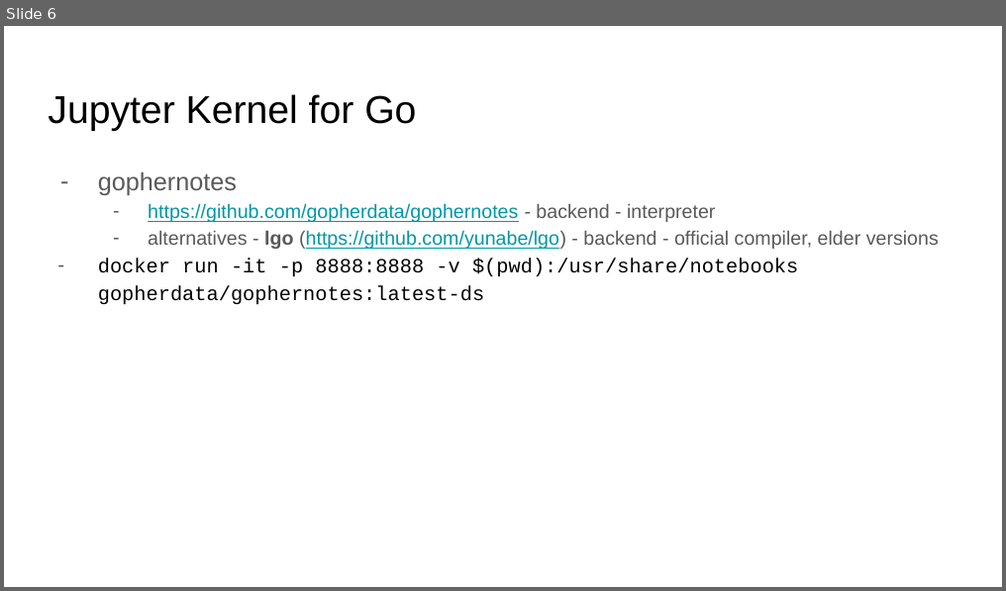
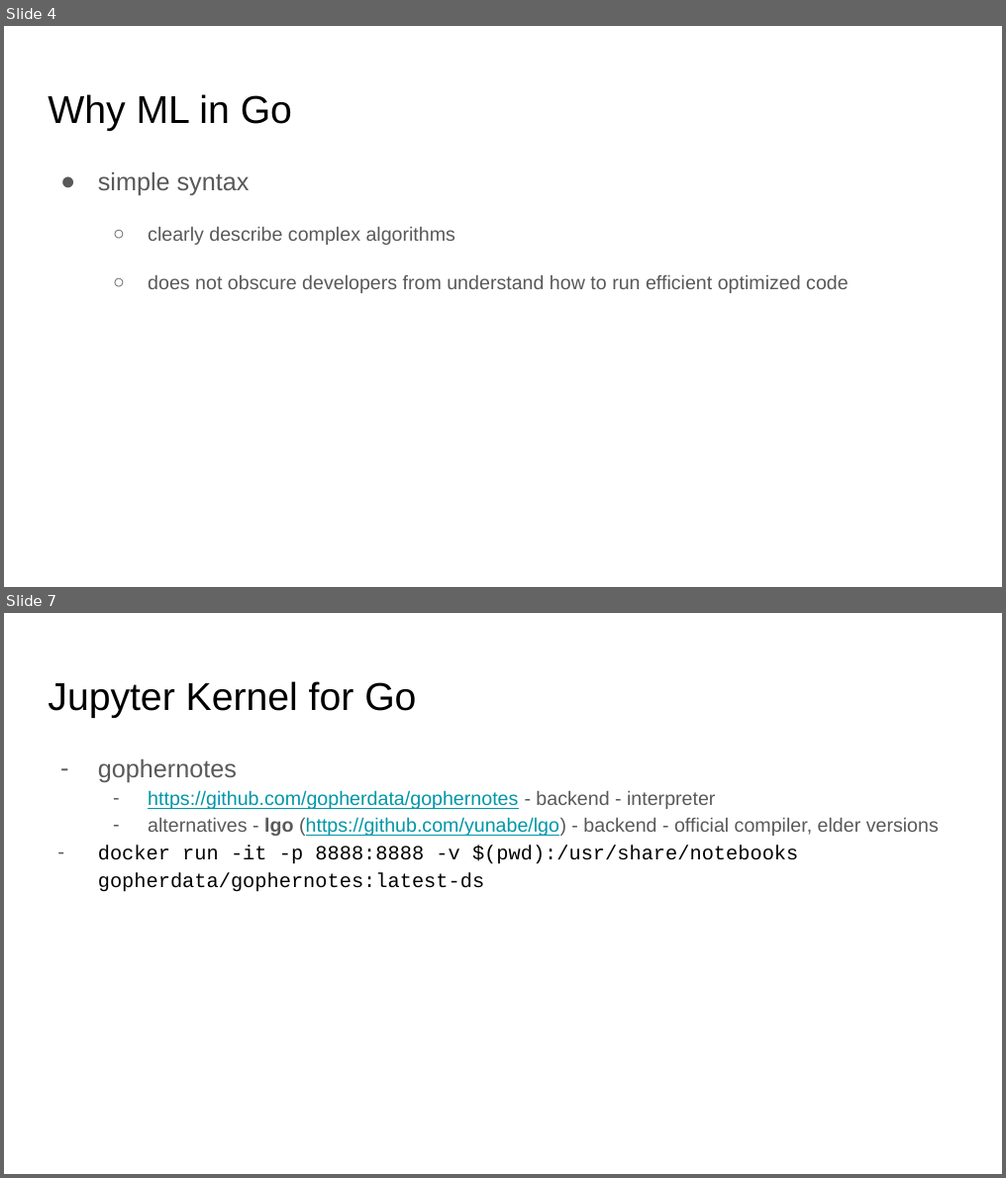
Before and after one commit to ephraimberkovitch/golang_ml, a slide deck: Go ML Meetup.pptx. Shown one above the other, each under a label of ours: slide 6 before the commit, slides 4 and 7 after it; the slides between them are not shown. The pictures are 1006x591 and 1006x1178 pixels, drawn with LibreOffice and Linux fonts; fonts in the diff are those of the drawing. Boxes give left, top, right and bottom in pixels: in the first picture for what was removed or moved away, otherwise in the second. Text is boxed around its words. In the diff, an @@ line names an element or a change of style, - is before the commit and + after.

```diff
--- a/Go ML Meetup.pptx
+++ b/Go ML Meetup.pptx
@@ slide 4 added at (4, 26, 1002, 587), background #FFFFFF @@
@@ title added at (48, 94, 292, 131), 28 pt, text #000000 @@
+Why ML in Go
@@ text added at (98, 172, 848, 293), 14 pt, text #595959 @@
+● simple syntax
+  ○ clearly describe complex algorithms
+  ○ does not obscure developers from understand how to run efficient optimized code
@@ what was slide 6 is now slide 7 @@
```
Also in this commit, not shown: 4 slides changed, 7 other files.
